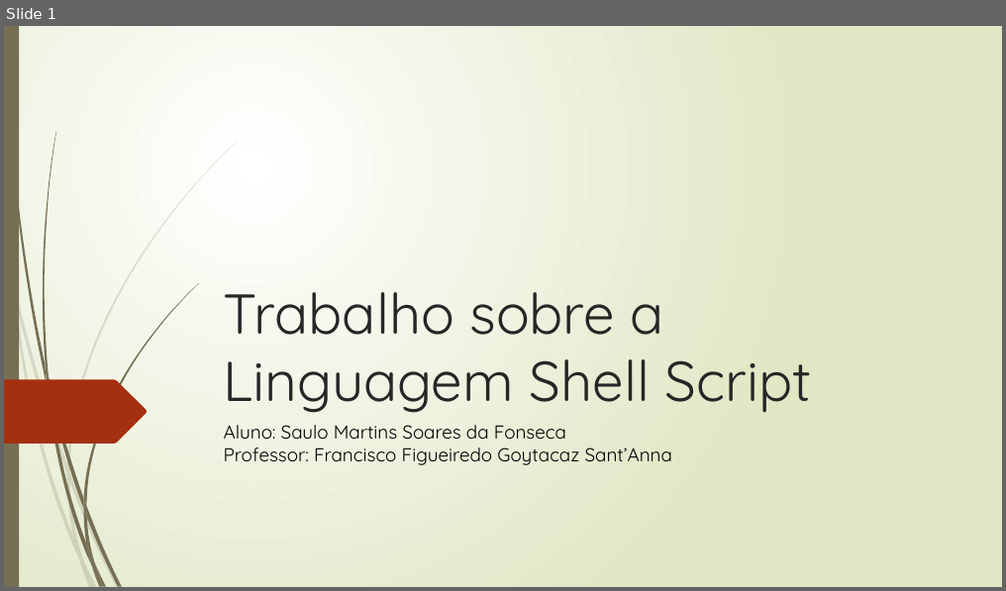
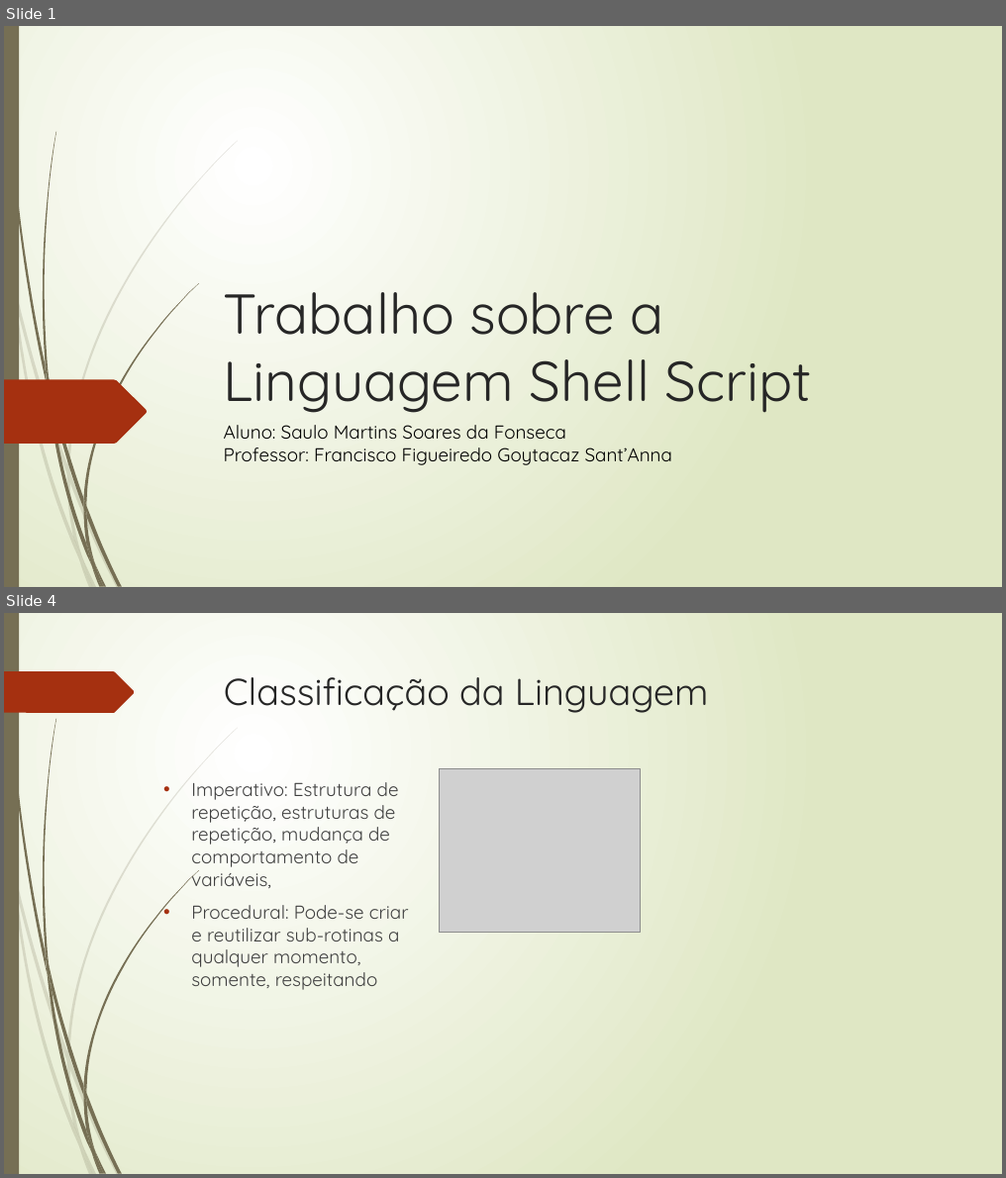
Before and after one commit to martins9/EDL, a slide deck: Tarefa-02/Apresentacao_EDL.pptx. Shown one above the other, each under a label of ours: slide 1 before the commit, slides 1 and 4 after it; the slides between them are not shown. The pictures are 1006x591 and 1006x1178 pixels, drawn with LibreOffice and Linux fonts; fonts in the diff are those of the drawing; grey boxes stand for pictures. Boxes give left, top, right and bottom in pixels: in the first picture for what was removed or moved away, otherwise in the second. Text is boxed around its words. In the diff, an @@ line names an element or a change of style, - is before the commit and + after.

```diff
--- a/Tarefa-02/Apresentacao_EDL.pptx
+++ b/Tarefa-02/Apresentacao_EDL.pptx
@@ slide 4 added at (4, 613, 1002, 1174), background gradient #FFFFFF to #DFE8C4; not listed: 23 template elements that a slide beside it also shows @@
@@ freeform shape added at (4, 671, 135, 713), fill #A53010 @@
@@ title added at (224, 677, 709, 713), 36 pt, text #262626 @@
+Classificação da Linguagem
@@ text added at (191, 782, 409, 990), 18 pt, text #404040 @@
+• Imperativo: Estrutura de repetição, estruturas de repetição, mudança de comportamento de variáveis,
+• Procedural: Pode-se criar e reutilizar sub-rotinas a qualquer momento, somente, respeitando
@@ picture added at (439, 768, 641, 933) @@
```
Also in this commit, not shown: 1 slide changed, 1 other slide added, 1 slide removed, 3 other files.
